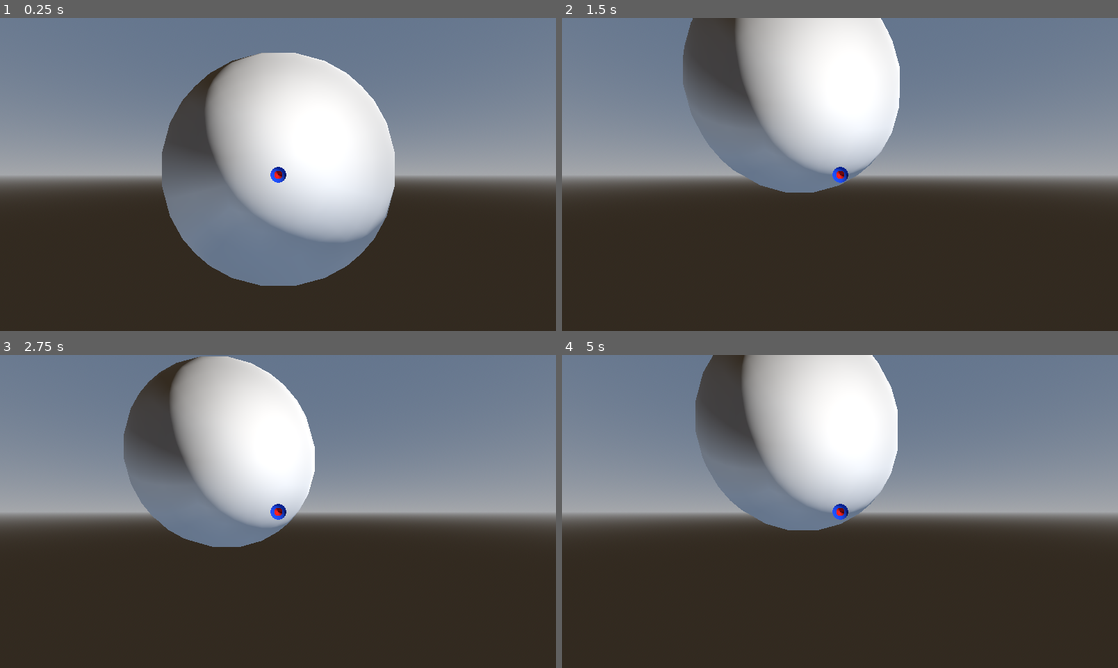
Above: before the commit, frames 1-4 (two rows, left to right).
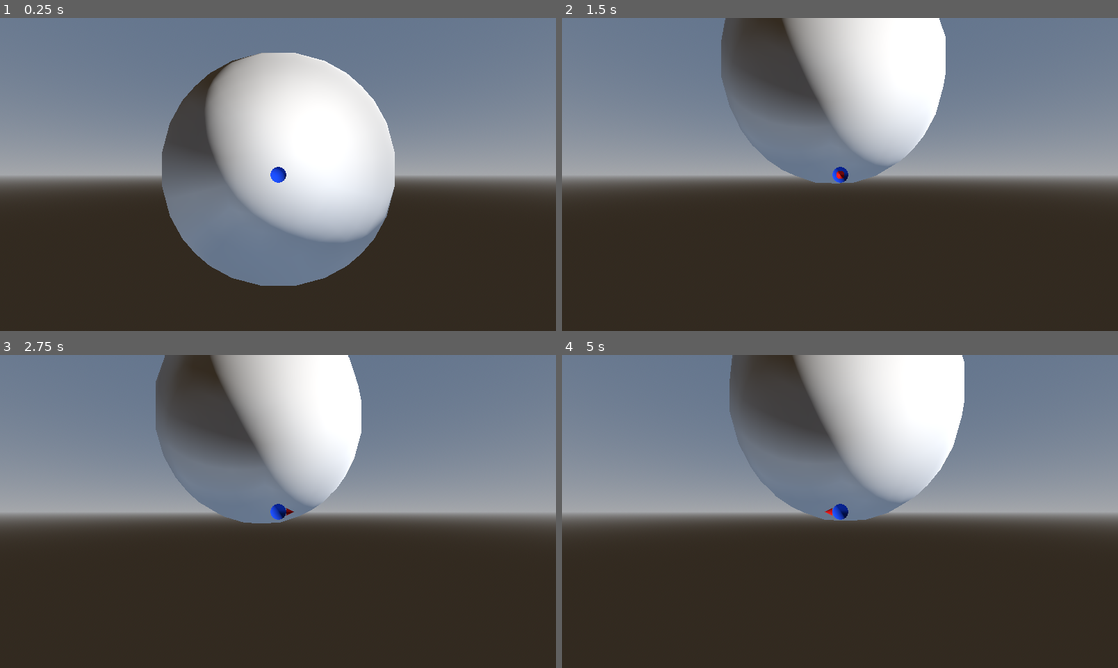
Above: after the commit, the same moments.

Repository: virattus/sonic-ringworlds-s1
Game: Godot game, scene res://scenes/NewMovement3/NewMovement3.tscn
The game is run twice, just before and just after one commit, with the same random seed, the same clock (stepped at 60 frames per second) and the same inputs.
Inputs (mouse positions are in pixels of both pictures, inside the frame that each line leads up to):
- Up to frame 1 (0.25 s): no input
- Up to frame 2 (1.5 s): tap Enter (Pause) at 0.5 s; move the mouse to (962, 158) at 0.52 s; hold D (Move_Right) 0.53-1.28 s; hold Left (Camera_Left) 0.53-1.28 s; click (962, 158) at 0.67 s; tap Space (Jump) at 0.77, 1.07 s; tap Right (Camera_Right) at 0.8, 1.35 s; move the mouse to (728, 190) at 1.27 s; hold S (Move_Backward) from 1.28 s (still down)
- Up to frame 3 (2.75 s): tap Space (Jump) at 1.52, 1.55, 1.82 s; move the mouse to (333, 442) at 2.02 s; release S (Move_Backward) at 2.03 s; hold D (Move_Right) from 2.03 s (still down); hold Space (Jump) from 2.03 s (still down); tap Left (Camera_Left) at 2.3 s
- Up to frame 4 (5 s): move the mouse to (812, 574) at 2.77 s; release D (Move_Right) at 2.78 s; release Space (Jump) at 2.78 s; hold W (Move_Forward) 2.78-3.53 s; tap Ctrl (Attack) at 2.85 s; click (812, 574) at 2.92 s; tap Space (Jump) at 3.02, 3.32, 4.52, 4.82 s; tap Right (Camera_Right) at 3.05 s; move the mouse to (1006, 558) at 3.52 s; hold Space (Jump) 3.53-4.28 s; hold A (Move_Left) from 3.53 s (still down); tap Down (Camera_Down) at 3.6 s; move the mouse to (673, 464) at 4.27 s; tap Left (Camera_Left) at 4.35 s

The runs differ from the first frame. In frame 1, less than 0.1% of the frame differs, in the area x 49-51%, y 48-52%; in frame 2, 18%; in frame 3, 20%, in the area x 22-65%, y 0-62%; in frame 4, 20%.

Commit message:
I think I almost got it

Diff:
--- /dev/null
+++ b/scenes/NewMovement3/CamPivot.gd
@@ -0,0 +1,11 @@
+extends Node3D
+
+
+const CAM_ROTATE_SPEED = 1.0
+
+
+func _physics_process(delta: float) -> void:
+	if Input.is_action_pressed("Camera_Left"):
+		rotate_y(CAM_ROTATE_SPEED * delta)
+	elif Input.is_action_pressed("Camera_Right"):
+		rotate_y(-CAM_ROTATE_SPEED * delta)
--- a/scenes/NewMovement3/MoveEntity/Idle.gd
+++ b/scenes/NewMovement3/MoveEntity/Idle.gd
@@ -20,6 +20,12 @@
 		return
 
 
+	if Input.is_action_just_pressed("Jump"):
+		owner.velocity += owner.up_direction * owner.JUMP_POWER
+		ChangeState("Fall")
+		return
+
+
 	var MoveInput = Input.get_vector("Move_Left", "Move_Right", "Move_Forward", "Move_Backward")
 
 	if MoveInput.length() > 0.0:
--- /dev/null
+++ b/scenes/NewMovement3/MoveEntity/Jump.gd
@@ -0,0 +1,17 @@
+extends BasicState
+
+
+
+const JUMP_POWER = 40.0
+
+
+func Enter(_msg := {}) -> void:
+	owner.velocity += owner.up_direction * JUMP_POWER
+
+
+func Exit() -> void:
+	pass
+
+
+func Update(_delta: float) -> void:
+	pass
--- a/scenes/NewMovement3/MoveEntity/Move.gd
+++ b/scenes/NewMovement3/MoveEntity/Move.gd
@@ -1,6 +1,7 @@
 extends BasicState
 
 
+const EPSILON = 0.001
 
 
 func Enter(_msg := {}) -> void:
@@ -13,7 +14,26 @@
 
 func Update(_delta: float) -> void:
 	var MoveCollision = owner.move_and_slide()
-	owner.apply_floor_snap()
+	#owner.apply_floor_snap()
+
+	if MoveCollision:
+		var Coll: KinematicCollision3D = owner.get_last_slide_collision()
+		owner.global_translate(Coll.get_travel())
+		var delta := Coll.get_remainder()
+
+		for i in range(Coll.get_collision_count()):
+			var HitNormal = Coll.get_normal(i)
+			var WallNormal = HitNormal
+
+			var DotTest = PlaneProject(owner.velocity, HitNormal).dot(owner.up_direction)
+
+			if owner.is_on_floor() or (HitNormal.dot(owner.up_direction) >= EPSILON and DotTest <= -EPSILON):
+				WallNormal = PlaneProject(HitNormal, owner.up_direction).normalized()
+
+			if owner.is_on_floor():
+				pass
+
+
 
 	if !MoveCollision:
 		ChangeState("Fall")
@@ -21,8 +41,20 @@
 
 	var MoveInput = Input.get_vector("Move_Left", "Move_Right", "Move_Forward", "Move_Backward")
 
-	owner.velocity += Vector3(MoveInput.x, 0.0, MoveInput.y)
+	var Cam = get_viewport().get_camera_3d()
+
+	var CamForward = (Cam.global_transform.basis.z * Vector3(1, 0, 1)).normalized()
+	var CamRight = (Cam.global_transform.basis.x * Vector3(1, 0, 1)).normalized()
+
+	var newInputVel = (MoveInput.y * CamForward) + (MoveInput.x * CamRight)
+
+	owner.velocity = newInputVel
 
 	if MoveInput.length() <= 0.0:
 		ChangeState("Idle")
 		return
+
+
+func PlaneProject(vector: Vector3, plane: Vector3) -> Vector3:
+	var dot = vector.dot(plane)
+	return vector - plane * dot
--- a/scenes/NewMovement3/MoveEntity/MoveEntity.gd
+++ b/scenes/NewMovement3/MoveEntity/MoveEntity.gd
@@ -1,8 +1,17 @@
 extends CharacterBody3D
 
 
+
+@onready var GroundCast = $GroundCast
+
 const GRAVITY = 9.8
+const JUMP_POWER = 8.0
 
 
 func _ready() -> void:
 	pass
+
+
+func _physics_process(delta: float) -> void:
+	if velocity.length() > 0.0:
+		$Mesh.look_at(global_position + velocity.normalized())
--- a/scenes/NewMovement3/MoveEntity/MoveEntity.tscn
+++ b/scenes/NewMovement3/MoveEntity/MoveEntity.tscn
@@ -1,9 +1,10 @@
-[gd_scene load_steps=11 format=3 uid="uid://bdcnl43p3kgbx"]
+[gd_scene load_steps=12 format=3 uid="uid://bdcnl43p3kgbx"]
 
 [ext_resource type="Script" path="res://scenes/NewMovement3/MoveEntity/MoveEntity.gd" id="1_lhd4y"]
 [ext_resource type="PackedScene" uid="uid://cga0gbap1aupl" path="res://entities/StateMachine/StateMachine.tscn" id="2_rvdq5"]
 [ext_resource type="Script" path="res://scenes/NewMovement3/MoveEntity/Idle.gd" id="3_bf1qo"]
 [ext_resource type="Script" path="res://scenes/NewMovement3/MoveEntity/Fall.gd" id="4_gqqod"]
+[ext_resource type="Script" path="res://scenes/NewMovement3/MoveEntity/Jump.gd" id="5_0dn8p"]
 [ext_resource type="Script" path="res://scenes/NewMovement3/MoveEntity/Move.gd" id="5_cko6e"]
 
 [sub_resource type="SphereShape3D" id="SphereShape3D_cdtjg"]
@@ -29,6 +30,8 @@
 [node name="CollisionShape3D" type="CollisionShape3D" parent="."]
 shape = SubResource("SphereShape3D_cdtjg")
 
+[node name="GroundCast" type="RayCast3D" parent="."]
+
 [node name="Mesh" type="Node3D" parent="."]
 
 [node name="MeshInstance3D" type="MeshInstance3D" parent="Mesh"]
@@ -36,7 +39,7 @@
 skeleton = NodePath("../..")
 
 [node name="MeshInstance3D2" type="MeshInstance3D" parent="Mesh"]
-transform = Transform3D(1, 0, 0, 0, -4.37114e-08, -1, 0, 1, -4.37114e-08, 0, 0, 0.766373)
+transform = Transform3D(1, 0, 0, 0, -4.37114e-08, 1, 0, -1, -4.37114e-08, 0, 0, -0.75)
 mesh = SubResource("CylinderMesh_5sf2d")
 
 [node name="StateMachine" parent="." node_paths=PackedStringArray("ActiveState") instance=ExtResource("2_rvdq5")]
@@ -48,5 +51,8 @@
 [node name="Fall" type="Node" parent="StateMachine"]
 script = ExtResource("4_gqqod")
 
+[node name="Jump" type="Node" parent="StateMachine"]
+script = ExtResource("5_0dn8p")
+
 [node name="Move" type="Node" parent="StateMachine"]
 script = ExtResource("5_cko6e")
--- a/scenes/NewMovement3/NewMovement3.tscn
+++ b/scenes/NewMovement3/NewMovement3.tscn
@@ -1,7 +1,8 @@
-[gd_scene load_steps=5 format=3 uid="uid://cbn3yw2xtnwo6"]
+[gd_scene load_steps=6 format=3 uid="uid://cbn3yw2xtnwo6"]
 
 [ext_resource type="Script" path="res://scenes/NewMovement3/NewMovement3.gd" id="1_ro58r"]
 [ext_resource type="PackedScene" uid="uid://bdcnl43p3kgbx" path="res://scenes/NewMovement3/MoveEntity/MoveEntity.tscn" id="2_rda3o"]
+[ext_resource type="Script" path="res://scenes/NewMovement3/CamPivot.gd" id="3_m0po4"]
 [ext_resource type="PackedScene" uid="uid://qfs0856743ua" path="res://scenes/SphereMovement/InverseSphere.glb" id="3_yoshw"]
 
 [sub_resource type="ConcavePolygonShape3D" id="ConcavePolygonShape3D_glfvb"]
@@ -12,7 +13,10 @@
 
 [node name="MoveEntity" parent="." instance=ExtResource("2_rda3o")]
 
-[node name="Camera3D" type="Camera3D" parent="MoveEntity"]
+[node name="CamPivot" type="Node3D" parent="MoveEntity"]
+script = ExtResource("3_m0po4")
+
+[node name="Camera3D" type="Camera3D" parent="MoveEntity/CamPivot"]
 transform = Transform3D(1, 0, 0, 0, 1, 0, 0, 0, 1, 0, 0, 12.8585)
 
 [node name="InverseSphere" parent="." instance=ExtResource("3_yoshw")]
--- a/scenes/SphereMovement/SphereMovement.tscn
+++ b/scenes/SphereMovement/SphereMovement.tscn
@@ -29,7 +29,7 @@
 transform = Transform3D(1, 0, 0, 0, 0.96363, 0.267238, 0, -0.267238, 0.96363, 0, 3.545, 9.824)
 
 [node name="InverseSphere" parent="." instance=ExtResource("4_qyhcm")]
-transform = Transform3D(5, 0, 0, 0, 5, 0, 0, 0, 5, -30.8503, 0, 0)
+transform = Transform3D(5, 0, 0, 0, 5, 0, 0, 0, 5, 0, 0, 0)
 
 [node name="StaticBody3D" type="StaticBody3D" parent="InverseSphere"]
 
--- a/scenes/SphereMovement/TestChar/TestChar.gd
+++ b/scenes/SphereMovement/TestChar/TestChar.gd
@@ -36,14 +36,14 @@
 
 		var newVelocity = ((global_transform.basis.z * playerInput.y) + (global_transform.basis.x * playerInput.x))
 
-		print(newVelocity)
+		print(CameraForward)
 
-		velocity += newVelocity
+		velocity = newVelocity
 
 		if $RayCast3D.is_colliding():
-			#var collInd = COLLISION_INDICATOR.instantiate()
-			#get_parent().add_child(collInd)
-			#collInd.SetToRaycast($RayCast3D)
+			var collInd = COLLISION_INDICATOR.instantiate()
+			get_parent().add_child(collInd)
+			collInd.SetToRaycast($RayCast3D)
 
 			var groundNormal = $RayCast3D.get_collision_normal()
 			var yAligned = AlignToY(global_transform, groundNormal)
